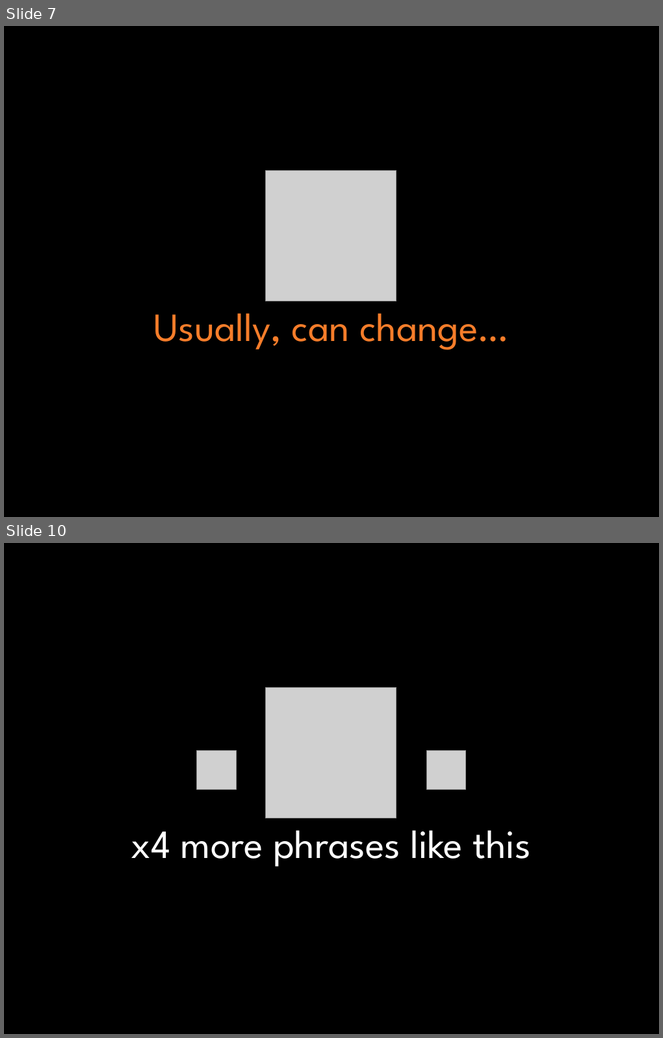
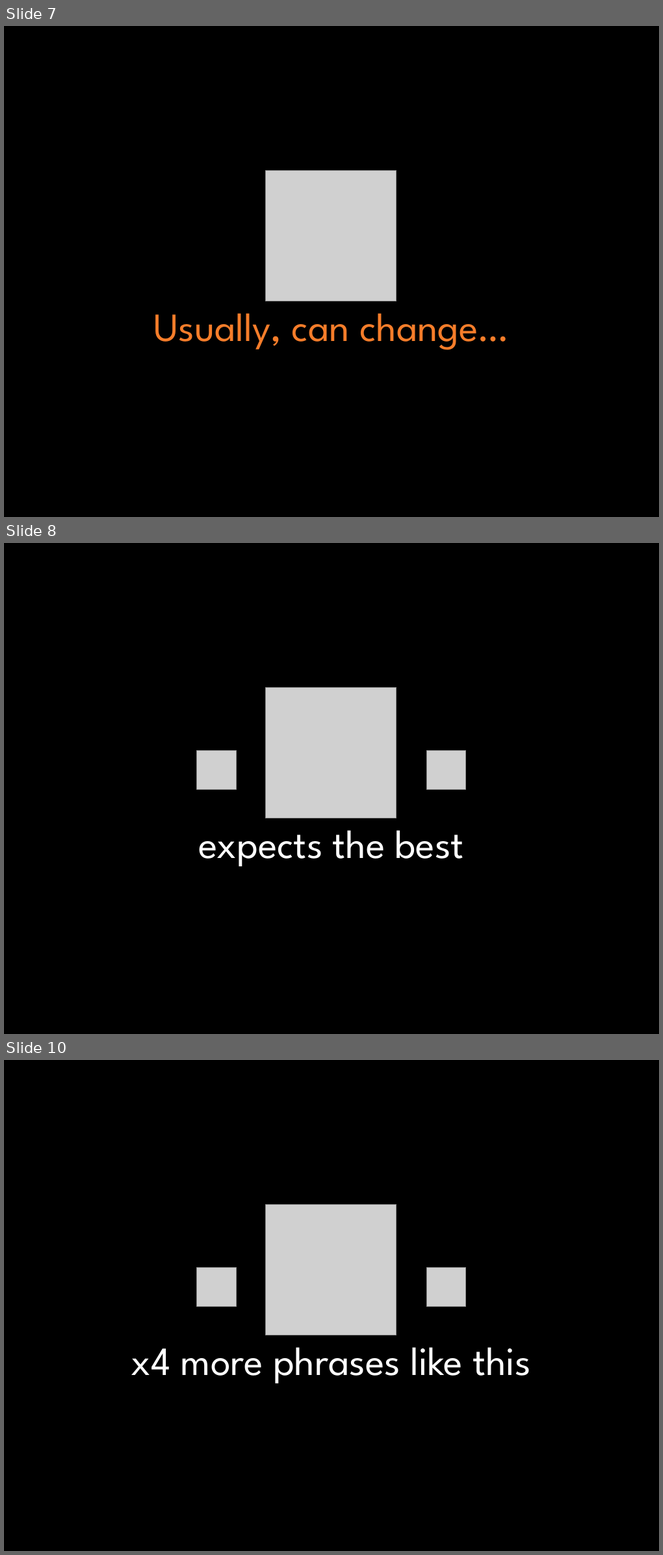
Before and after one commit to dsnlab/svc-wellbeing, a slide deck: SVC_Instructions.pptx. Shown one above the other, each under a label of ours: slides 7 and 10 before the commit, slides 7, 8 and 10 after it; the slides between them are not shown. The pictures are 663x1038 and 663x1555 pixels, drawn with LibreOffice and Linux fonts; fonts in the diff are those of the drawing; grey boxes stand for pictures. Boxes give left, top, right and bottom in pixels: in the first picture for what was removed or moved away, otherwise in the second. Text is boxed around its words. In the diff, an @@ line names an element or a change of style, - is before the commit and + after.

```diff
--- a/SVC_Instructions.pptx
+++ b/SVC_Instructions.pptx
@@ slide 8 added at [4, 543, 659, 1034], background #000000 @@
@@ picture added at [265, 687, 397, 818] @@
@@ picture added at [197, 751, 237, 790] @@
@@ picture added at [426, 751, 466, 790] @@
@@ text added at [199, 818, 464, 867], 44 pt, text #FFFFFF @@
+expects the best
```
Also in this commit, not shown: 1 other slide added, 2 slides removed, 1 other file.
